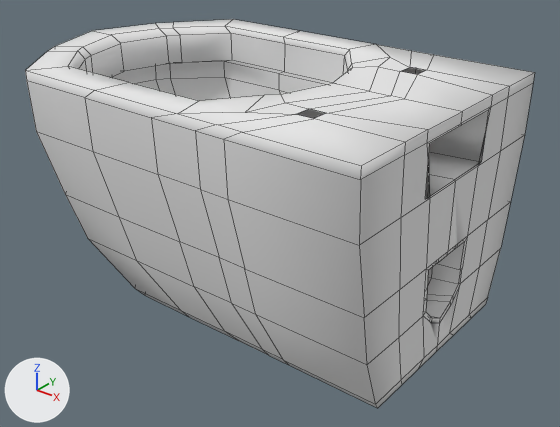
Renders of the OBJ model model/869994_WC.obj from each side of a commit.
Before and after are seen from a camera (50 mm lens) standing at (3.91, -5.65, 4.94) and looking at (-0.35, -0.33, 1.64). Arrows for +X, +Y and +Z are at lower left; the lights stay in place. Mesh edges are drawn as thin lines. Where no turn or scale is listed for an object, it has been applied to the vertices.
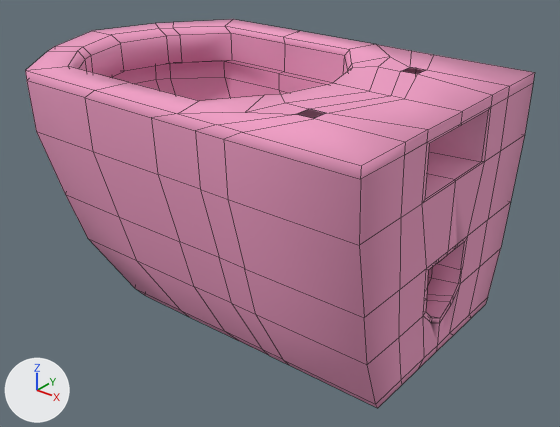
The newer file is also turned or shifted as a whole; pictures and numbers use the older file's frame.

What the commit changed:
Material 'wire_225087143' (mat_wire_225087143) changes colour from white #e7e7e7 to pink #f19ec5; in linear values from (0.8, 0.8, 0.8) to (0.882, 0.341, 0.561).
me_cylinder004 has 513 vertices, 508 faces and spans x -2.77..1.51, y -1.84..0.89, z 0.42..3.1.
me_cylinder004 is used by ob_cylinder004; location (0.0, 0.0, 0.0).
Part 1, on me_cylinder004:
Vertex 62 of me_cylinder004 moves from (1.51, -0.87, 2.53) at pixel (429, 198) to (1.51, -0.99, 2.53) at pixel (421, 203).
Part 2, on me_cylinder004:
Vertex 63 of me_cylinder004 moves from (1.51, -0.08, 2.53) at pixel (477, 166) to (1.51, 0.04, 2.53) at pixel (484, 161).

Location of each change, [x1, y1, x2, y2] in pixels of the pictures (560 x 427 px; the box of a moved part takes in the faces that stretch with it):
'Cylinder004', recoloured, reshaped (white to pink): [25, 19, 535, 408] in both
part 1 of me_cylinder004, moved or reshaped: [400, 143, 455, 289] in both
part 2 of me_cylinder004, moved or reshaped: [448, 97, 508, 251] in both
